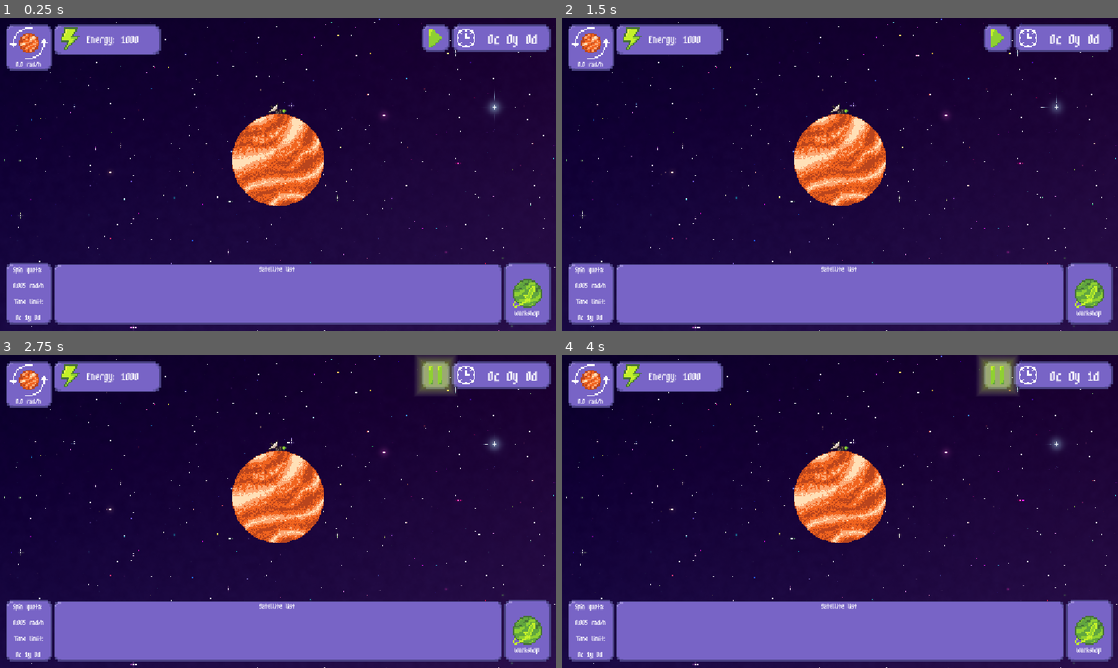
Above: before the commit, frames 1-4 (two rows, left to right).
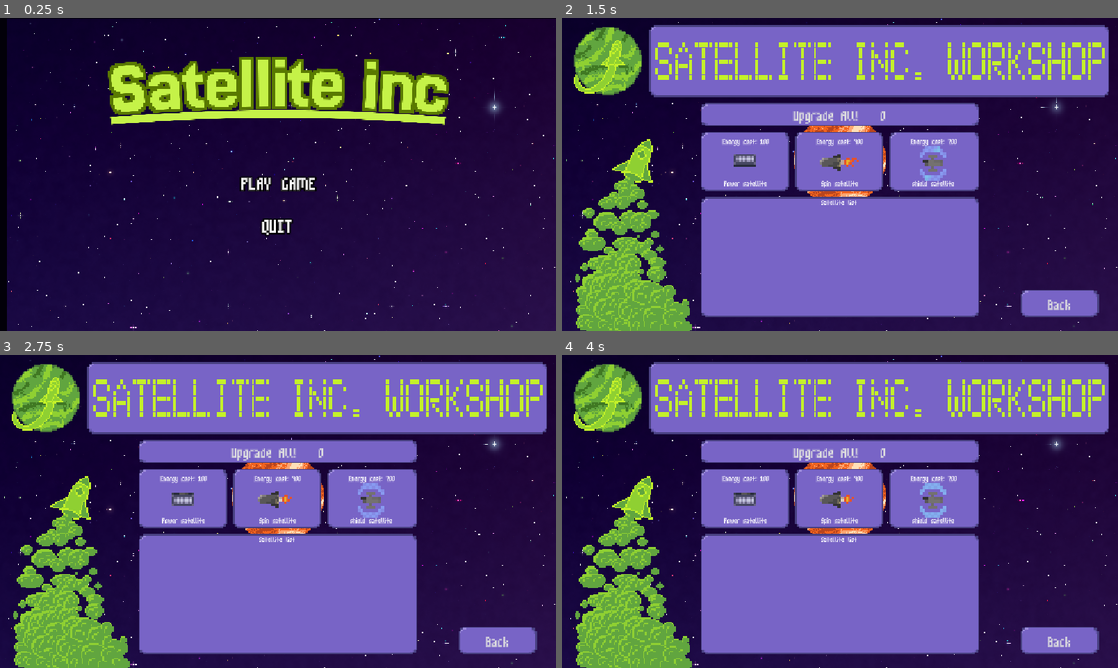
Above: after the commit, the same moments.

Repository: SpookyPlagueDoc777/Orbit-game
Game: Godot game, scene res://Scenes/Game/main_menu.tscn
Same seed, same stepped clock (60 frames per second), same inputs: the game is played once before the commit and once after it. Before the commit the project starts from res://Scenes/Game/main_node.tscn.
Inputs (mouse positions are in pixels of both pictures, inside the frame that each line leads up to; where the layout moved, square brackets give the same spot in the first picture):
- Up to frame 1 (0.25 s): no input
- Up to frame 2 (1.5 s): click (840, 174) [1090, 293] at 0.5 s; click (1090, 293) at 1.27 s
- Up to frame 3 (2.75 s): click (433, 373) at 2.02 s
- Up to frame 4 (4 s): click (1090, 630) at 2.77 s; click (1090, 630) at 3.52 s

The runs differ from the first frame. In frame 1, 38% of the frame differs, in the area x 0-100%, y 0-100%; in frame 2, 57%; in frame 3, 57%, in the area x 1-100%, y 0-100%; in frame 4, 57%.

Commit message:
NEW_SAVE MANAGER THING
BLAH BLAH BLAH

Diff:
--- /dev/null
+++ b/Code/Game/main_menu.gd
@@ -0,0 +1,15 @@
+extends Node2D
+
+
+func _ready() -> void:
+	if OS.has_method("web"):
+		$Spaceeee/Button2.hide()
+
+
+
+func _on_button_pressed() -> void:
+	get_tree().change_scene_to_file("res://Scenes/Game/main_node.tscn")
+
+
+func _on_button_2_pressed() -> void:
+	get_tree().quit()
--- a/Code/Game/main_node.gd
+++ b/Code/Game/main_node.gd
@@ -14,9 +14,13 @@
 @onready var pause_button: Button = $CanvasLayer/GameUI/PauseButton/PauseButton
 @onready var planet: Node2D = $GameScene/Planet
 @onready var game_scene: Node2D = $GameScene
+@onready var save_timer_auto: Timer = $save_timer_auto
+@onready var music_player: AudioStreamPlayer = $CanvasLayer/MusicPlayer
+
 
 const PAUSE_BUTTON = preload("uid://bvkfsrq12bvn3")
 const PLAY_BUTTON = preload("uid://bmkpnomnr3dfm")
+
 
 #timer stuff
 var TimerDays: int = 0
@@ -79,7 +83,10 @@
 
 # Called when the node enters the scene tree for the first time.
 func _ready() -> void:
+	SaveManager.save_completed.connect(_on_save_completed)
 	timer.paused = true
+	SaveManager.load_game()
+	SoundManager.start()
 
 # Called every frame. 'delta' is the elapsed time since the previous frame.
 func _process(delta: float) -> void:
@@ -114,3 +121,12 @@
 		pause_button.icon = PAUSE_BUTTON
 	else:
 		pause_button.icon = PLAY_BUTTON
+		SaveManager.save_game()
+
+
+func _on_save_completed() -> void:
+	$CanvasLayer/GameUI.show_save_notification()
+
+
+func _on_save_timer_auto_timeout() -> void:
+	SaveManager.save_game()
--- a/Code/Game/satellites_list.gd
+++ b/Code/Game/satellites_list.gd
@@ -4,7 +4,7 @@
 const SHIELD_SATELLITE = preload("uid://kybt02uh27cp")
 const SPIN_SATELLITE = preload("uid://dlbawowx6xel6")
 const GAME_SCENE = preload("uid://cbp01vsjbcswu")
-@onready var satellites: Node2D = $"../MainNode/GameScene/Planet/Satellites"
+@onready var satellites: Node2D = get_tree().get_first_node_in_group("satellites_container")
 
 
 
--- /dev/null
+++ b/Code/Globals/SaveManager.gd
@@ -0,0 +1,147 @@
+extends Node
+# ---------------------------------------------------------------------------
+# SaveManager - Autoload singleton
+# ---------------------------------------------------------------------------
+
+const SAVE_PATH := "user://savegame.cfg"
+
+signal save_completed
+signal load_completed(success: bool)
+
+
+func save_game(satellites_parent: Node = null, main_scene: Node = null) -> void:
+	if satellites_parent == null:
+		satellites_parent = _get_satellites_parent()
+	if main_scene == null:
+		main_scene = get_tree().current_scene
+
+	var config := ConfigFile.new()
+
+	# --- Global (meta) progress ---
+	config.set_value("global", "spin_speed", Global.spin_speed)
+	config.set_value("global", "energy", Global.energy)
+	config.set_value("global", "time_limit_c", Global.time_limit_c)
+	config.set_value("global", "time_limit_y", Global.time_limit_y)
+	config.set_value("global", "time_limit_d", Global.time_limit_d)
+	config.set_value("global", "quota", Global.quota)
+	config.set_value("global", "upgrade_all", Global.upgrade_all)
+
+	# --- Playtime ---
+	if main_scene:
+		config.set_value("timer", "days", main_scene.TimerDays)
+		config.set_value("timer", "years", main_scene.TimerYears)
+		config.set_value("timer", "centuries", main_scene.TimerCenturies)
+
+	# --- Active satellites ---
+	var satellites: Array = get_tree().get_nodes_in_group("SatelliteGroup")
+	var satellite_data: Array = []
+	for sat in satellites:
+		satellite_data.append({
+			"scene_path": sat.scene_file_path,
+			"satellitename": sat.satellitename,
+			"satellitetype": sat.satellitetype,
+			"health": sat.health,
+			"orbitradius": sat.orbitradius,
+			"facesplanet": sat.facesplanet,
+			"baseangle": sat.baseangle,
+			"satenergyprod": sat.satenergyprod,
+			"satenergylaunch": sat.satenergylaunch,
+			"satspinprod": sat.satspinprod,
+			"orbitspeed": sat.orbitspeed,
+			"launchanimation": sat.launchanimation,
+			"upgrade": sat.upgrade,
+		})
+	config.set_value("satellites", "list", satellite_data)
+
+	var err := config.save(SAVE_PATH)
+	if err == OK:
+		print("Game saved to ", SAVE_PATH)
+	else:
+		push_error("Failed to save game: %s" % err)
+	save_completed.emit()
+
+
+func load_game(satellites_parent: Node = null, main_scene: Node = null) -> bool:
+	if satellites_parent == null:
+		satellites_parent = _get_satellites_parent()
+	if main_scene == null:
+		main_scene = get_tree().current_scene
+
+	var config := ConfigFile.new()
+	var err := config.load(SAVE_PATH)
+	if err != OK:
+		push_warning("No save file found (or failed to load): %s" % err)
+		load_completed.emit(false)
+		return false
+
+	# --- Global (meta) progress ---
+	Global.spin_speed = config.get_value("global", "spin_speed", Global.spin_speed)
+	Global.energy = config.get_value("global", "energy", Global.energy)
+	Global.time_limit_c = config.get_value("global", "time_limit_c", Global.time_limit_c)
+	Global.time_limit_y = config.get_value("global", "time_limit_y", Global.time_limit_y)
+	Global.time_limit_d = config.get_value("global", "time_limit_d", Global.time_limit_d)
+	Global.quota = config.get_value("global", "quota", Global.quota)
+	Global.upgrade_all = config.get_value("global", "upgrade_all", Global.upgrade_all)
+	Global.is_paused = true
+
+	# --- Playtime ---
+	if main_scene:
+		main_scene.TimerDays = config.get_value("timer", "days", 0)
+		main_scene.TimerYears = config.get_value("timer", "years", 0)
+		main_scene.TimerCenturies = config.get_value("timer", "centuries", 0)
+
+	# --- Clear any satellites currently in the scene before recreating ---
+	for sat in get_tree().get_nodes_in_group("SatelliteGroup"):
+		sat.queue_free()
+
+	# --- Recreate saved satellites ---
+	var satellite_data: Array = config.get_value("satellites", "list", [])
+	for data in satellite_data:
+		var scene_path: String = data.get("scene_path", "")
+		if scene_path == "" or not ResourceLoader.exists(scene_path):
+			push_warning("SaveManager: skipping a satellite, scene not found: %s" % scene_path)
+			continue
+
+		var sat = load(scene_path).instantiate()
+		satellites_parent.add_child(sat)
+
+		sat.satellitename = data.get("satellitename", "")
+		sat.satellitetype = data.get("satellitetype", "")
+		sat.health = data.get("health", 0.0)
+		sat.orbitradius = data.get("orbitradius", 0.0)
+		sat.facesplanet = data.get("facesplanet", false)
+		sat.baseangle = data.get("baseangle", PI / 4)
+		sat.satenergyprod = data.get("satenergyprod", 0)
+		sat.satenergylaunch = data.get("satenergylaunch", 0)
+		sat.satspinprod = data.get("satspinprod", 0.0)
+		sat.orbitspeed = data.get("orbitspeed", 0.0)
+		sat.upgrade = data.get("upgrade", 0)
+
+
+		sat.launchanimation = false
+		sat.position = Vector2(
+			sat.orbitradius * cos(sat.baseangle - PI / 2),
+			sat.orbitradius * sin(sat.baseangle - PI / 2)
+		)
+		sat.spin_satellite()
+		sat.add_to_group("SatelliteGroup")
+
+	load_completed.emit(true)
+	return true
+
+
+## Quick check for menus ("Continue" button, etc.)
+func has_save() -> bool:
+	return FileAccess.file_exists(SAVE_PATH)
+
+
+func delete_save() -> void:
+	if has_save():
+		DirAccess.remove_absolute(SAVE_PATH)
+
+func _get_satellites_parent() -> Node:
+	var container := get_tree().get_first_node_in_group("satellites_container")
+	if container:
+		return container
+	push_error("SaveManager: couldn't find a node in group 'satellites_container' - add your Satellites container node to that group in the editor, or pass it manually to save_game()/load_game().")
+	return get_tree().current_scene
--- a/Code/Globals/global.gd
+++ b/Code/Globals/global.gd
@@ -22,13 +22,3 @@
 var time_limit_d: int = TIMELIMITDSTART
 var quota: float = QUOTASTART
 var upgrade_all: int = 0
-
-
-# Called when the node enters the scene tree for the first time.
-func _ready() -> void:
-	pass # Replace with function body.
-
-
-# Called every frame. 'delta' is the elapsed time since the previous frame.
-func _process(delta: float) -> void:
-	pass
--- a/Code/Globals/soundmanager.gd
+++ b/Code/Globals/soundmanager.gd
@@ -1,23 +1,14 @@
 extends Node
 
 @onready var sfx_player: AudioStreamPlayer2D = $"../MainNode/CanvasLayer/SFXPlayer"
-@onready var music_player: AudioStreamPlayer2D = $"../MainNode/CanvasLayer/MusicPlayer"
+var music_player: AudioStreamPlayer = null # Changed to standard variable
 
 const CLICK = preload("uid://nkcnhb6kawop")
 const DECLICK = preload("uid://bj7fvc1pjyr66")
 const MUSIC1 = preload("uid://bdv8nduhuyp63")
 
-var clicksound: = CLICK.instantiate_playback()
-var declicksound: = DECLICK.instantiate_playback()
-
-# Called when the node enters the scene tree for the first time.
-func _ready() -> void:
+func start() -> void:
 	play_music(MUSIC1)
-
-
-# Called every frame. 'delta' is the elapsed time since the previous frame.
-func _process(delta: float) -> void:
-	pass
 
 func successful_push() -> void:
 	play_sfx(CLICK)
@@ -25,10 +16,16 @@
 func unsuccessful_push() -> void:
 	play_sfx(DECLICK)
 
-func play_sfx(sound):
-	sfx_player.stream = sound
-	sfx_player.play()
+func play_sfx(sound: AudioStream) -> void:
+	if sfx_player:
+		sfx_player.stream = sound
+		sfx_player.play()
 
-func play_music(sound):
-	music_player.stream = sound
-	music_player.play()
+func play_music(sound: AudioStream) -> void:
+	music_player = get_tree().get_first_node_in_group("music_player")
+
+	if music_player:
+		music_player.stream = sound
+		music_player.play()
+	else:
+		push_error("SoundManager Error: No node found in group 'music_player'!")
--- /dev/null
+++ b/Code/Ui/button.gd
@@ -0,0 +1,48 @@
+extends Button
+
+
+@onready var rich_label: RichTextLabel = $RichTextLabel
+@onready var audio: AudioStreamPlayer2D = $AudioStreamPlayer2D
+
+
+var base_position: Vector2
+
+func _ready() -> void:
+
+	rich_label.mouse_filter = Control.MOUSE_FILTER_IGNORE
+
+
+	rich_label.pivot_offset = rich_label.size / 2
+	base_position = rich_label.position
+
+
+	mouse_entered.connect(_on_mouse_entered)
+	mouse_exited.connect(_on_mouse_exited)
+	button_down.connect(_on_button_down)
+
+
+func _on_mouse_entered() -> void:
+	audio.play()
+	var tween = create_tween().set_parallel(true)
+	tween.set_trans(Tween.TRANS_BACK).set_ease(Tween.EASE_OUT)
+
+
+	tween.tween_property(rich_label, "position", base_position + Vector2(0, -6), 0.2)
+	tween.tween_property(rich_label, "scale", Vector2(1.1, 1.1), 0.2)
+	tween.tween_property(rich_label, "modulate", Color("caf061"), 0.2)
+
+
+func _on_mouse_exited() -> void:
+	var tween = create_tween().set_parallel(true)
+	tween.set_trans(Tween.TRANS_CUBIC).set_ease(Tween.EASE_OUT)
+
+	# Return back to baseline positions smoothly
+	tween.tween_property(rich_label, "position", base_position, 0.2)
+	tween.tween_property(rich_label, "scale", Vector2.ONE, 0.2)
+	tween.tween_property(rich_label, "modulate", Color.WHITE, 0.2)
+
+
+func _on_button_down() -> void:
+	var tween = create_tween().set_parallel(true)
+	tween.set_trans(Tween.TRANS_CUBIC).set_ease(Tween.EASE_OUT)
+	tween.tween_property(rich_label, "scale", Vector2(0.95, 0.95), 0.05)
--- a/Code/Ui/game_ui.gd
+++ b/Code/Ui/game_ui.gd
@@ -117,3 +117,22 @@
 			i += 1
 	else:
 		SoundManager.unsuccessful_push()
+
+
+
+func _on_pause_button_pressed() -> void:
+	SaveManager.save_game()
+
+
+
+func show_save_notification() -> void:
+	var label := $SaveNotification  # adjust path if it's nested elsewhere
+
+	label.modulate.a = 0.0
+	label.scale = Vector2(0.8, 0.8)
+
+	var tween := create_tween()
+	tween.tween_property(label, "modulate:a", 1.0, 0.25)          # fade in
+	tween.parallel().tween_property(label, "scale", Vector2.ONE, 0.25).set_trans(Tween.TRANS_BACK).set_ease(Tween.EASE_OUT)  # little pop
+	tween.tween_interval(1.0)                                     # hold
+	tween.tween_property(label, "modulate:a", 0.0, 0.5)            # fade out
--- a/Scenes/Game/game_scene.tscn
+++ b/Scenes/Game/game_scene.tscn
@@ -23,4 +23,4 @@
 scale = Vector2(450, 450)
 mesh = SubResource("SphereMesh_g4v7s")
 
-[node name="Satellites" type="Node2D" parent="Planet" unique_id=765053489]
+[node name="Satellites" type="Node2D" parent="Planet" unique_id=765053489 groups=["satellites_container"]]
--- /dev/null
+++ b/Scenes/Game/main_menu.tscn
@@ -0,0 +1,151 @@
+[gd_scene format=3 uid="uid://b8x3pdo0m2gei"]
+
+[ext_resource type="Shader" uid="uid://c8v3r1e4aqnys" path="res://Shaders/main_node.gdshader" id="1_6rmd8"]
+[ext_resource type="Script" uid="uid://chi1q21dpmi1k" path="res://Code/Game/main_menu.gd" id="1_mwrvg"]
+[ext_resource type="Texture2D" uid="uid://dr3lai1e14cwb" path="res://Textures/UI/title.png" id="2_5mo3g"]
+[ext_resource type="Script" uid="uid://cpms880jwh8sb" path="res://Code/Ui/button.gd" id="3_e0asb"]
+[ext_resource type="FontFile" uid="uid://dr3nm75s2psu5" path="res://Textures/fonts/m3x6.ttf" id="4_v6ya1"]
+[ext_resource type="AudioStream" uid="uid://nkcnhb6kawop" path="res://Audio/SFX/click.wav" id="5_a33jk"]
+[ext_resource type="Shader" uid="uid://d782q5frqubu" path="res://Shaders/hud_overlay.gdshader" id="6_iql7g"]
+
+[sub_resource type="ShaderMaterial" id="ShaderMaterial_5mo3g"]
+shader = ExtResource("1_6rmd8")
+shader_parameter/density = 175.0
+shader_parameter/layer_parascale = 4
+shader_parameter/speedx = 1.490119991842676e-07
+shader_parameter/speedy = 0.0
+shader_parameter/star_horizontal_wave = 0.0
+shader_parameter/star_size = 3.0
+shader_parameter/twinkle_effect = 0.20000000298024
+shader_parameter/twinkle_speed = 0.3
+shader_parameter/fbm_strength = 0.21999999508256
+shader_parameter/fbm_mix = 0.07
+shader_parameter/fbm_freq = 4.0
+shader_parameter/fbm_amp = 1.5
+shader_parameter/fbm_speed = 5.0
+shader_parameter/warp_scale = 5.62999987415824
+shader_parameter/cloud_freq = 40.0
+shader_parameter/cloud_amp = 0.02
+shader_parameter/cloud_speed = 5.0
+shader_parameter/cloud_color_ci1 = 0.75
+shader_parameter/cloud_color_ci2 = 0.45
+shader_parameter/cloud_color_ci3 = 0.9
+shader_parameter/cloud_color_shiftx = 0.0
+shader_parameter/cloud_color_shifty = 0.0
+shader_parameter/background_color = Color(0.08062599, 0.002795482, 0.22340646, 1)
+
+[sub_resource type="ShaderMaterial" id="ShaderMaterial_mwrvg"]
+shader = ExtResource("6_iql7g")
+shader_parameter/tint_color = Color(0.4, 0.75, 1, 1)
+shader_parameter/vignette_strength = 0.6
+shader_parameter/vignette_softness = 0.8
+shader_parameter/grid_size = 60.0
+shader_parameter/grid_opacity = 0.05
+shader_parameter/scanline_speed = 0.25
+shader_parameter/scanline_width = 0.05
+shader_parameter/scanline_opacity = 0.15
+
+[node name="Main_Menu" type="Node2D" unique_id=1149850653]
+script = ExtResource("1_mwrvg")
+
+[node name="Spaceeee" type="CanvasLayer" parent="." unique_id=1532636491]
+layer = -1
+
+[node name="ShaderRect" type="ColorRect" parent="Spaceeee" unique_id=1359557727]
+z_index = -10
+material = SubResource("ShaderMaterial_5mo3g")
+anchors_preset = 15
+anchor_right = 1.0
+anchor_bottom = 1.0
+offset_left = 15.0
+offset_top = 3.0
+offset_right = 15.0
+offset_bottom = 3.0
+grow_horizontal = 2
+grow_vertical = 2
+
+[node name="Title" type="Sprite2D" parent="Spaceeee" unique_id=1248956559]
+position = Vector2(587, 149)
+scale = Vector2(0.5, 0.5)
+texture = ExtResource("2_5mo3g")
+
+[node name="Button" type="Button" parent="Spaceeee" unique_id=482456953]
+anchors_preset = 8
+anchor_left = 0.5
+anchor_top = 0.5
+anchor_right = 0.5
+anchor_bottom = 0.5
+offset_left = -73.5
+offset_top = -15.0
+offset_right = 73.5
+offset_bottom = 15.0
+grow_horizontal = 2
+grow_vertical = 2
+flat = true
+script = ExtResource("3_e0asb")
+
+[node name="RichTextLabel" type="RichTextLabel" parent="Spaceeee/Button" unique_id=984328681]
+layout_mode = 0
+offset_left = -25.5
+offset_top = 5.0
+offset_right = 174.5
+offset_bottom = 50.0
+theme_override_colors/font_outline_color = Color(0, 0, 0, 1)
+theme_override_constants/outline_size = 20
+theme_override_fonts/normal_font = ExtResource("4_v6ya1")
+theme_override_font_sizes/normal_font_size = 64
+bbcode_enabled = true
+text = "[center][pulse color=#ffffff freq=1.0 ease=-2.0]PLAY GAME[/pulse][/center]"
+scroll_active = false
+
+[node name="AudioStreamPlayer2D" type="AudioStreamPlayer2D" parent="Spaceeee/Button" unique_id=1604833140]
+stream = ExtResource("5_a33jk")
+
+[node name="Button2" type="Button" parent="Spaceeee" unique_id=1365877552]
+anchors_preset = 8
+anchor_left = 0.5
+anchor_top = 0.5
+anchor_right = 0.5
+anchor_bottom = 0.5
+offset_left = -70.0
+offset_top = 73.0
+offset_right = 57.5
+offset_bottom = 137.0
+grow_horizontal = 2
+grow_vertical = 2
+flat = true
+script = ExtResource("3_e0asb")
+
+[node name="RichTextLabel" type="RichTextLabel" parent="Spaceeee/Button2" unique_id=1330910742]
+layout_mode = 0
+offset_left = -44.5
+offset_top = 5.0
+offset_right = 182.16667
+offset_bottom = 56.0
+theme_override_colors/font_outline_color = Color(0, 0, 0, 1)
+theme_override_constants/outline_size = 20
+theme_override_fonts/normal_font = ExtResource("4_v6ya1")
+theme_override_font_sizes/normal_font_size = 64
+bbcode_enabled = true
+text = "[center][pulse color=#ffffff freq=1.0 ease=-2.0]QUIT[/pulse][/center]"
+scroll_active = false
+
+[node name="AudioStreamPlayer2D" type="AudioStreamPlayer2D" parent="Spaceeee/Button2" unique_id=1189979338]
+stream = ExtResource("5_a33jk")
+
+[node name="overlay(still_in_progress)" type="ColorRect" parent="Spaceeee" unique_id=190387060]
+visible = false
+material = SubResource("ShaderMaterial_mwrvg")
+anchors_preset = 15
+anchor_right = 1.0
+anchor_bottom = 1.0
+offset_left = 1.0
+offset_right = 1.0
+grow_horizontal = 2
+grow_vertical = 2
+mouse_filter = 2
+
+[node name="AudioStreamPlayer" type="AudioStreamPlayer" parent="." unique_id=448421397 groups=["music_player"]]
+
+[connection signal="pressed" from="Spaceeee/Button" to="." method="_on_button_pressed"]
+[connection signal="pressed" from="Spaceeee/Button2" to="." method="_on_button_2_pressed"]
--- a/Scenes/Game/main_node.tscn
+++ b/Scenes/Game/main_node.tscn
@@ -84,13 +84,13 @@
 [node name="PauseButton" parent="CanvasLayer/GameUI/PauseButton" parent_id_path=PackedInt32Array(138886182, 1317757567) index="0" unique_id=1003308732]
 icon = ExtResource("5_jp4ly")
 
-[node name="GameOver" parent="CanvasLayer/GameUI" index="8" unique_id=2055132133]
+[node name="GameOver" parent="CanvasLayer/GameUI" index="9" unique_id=2055132133]
 text = "Game Over!"
 
 [node name="GameOverTimer" parent="CanvasLayer/GameUI/GameOver" index="0" unique_id=339133672]
 wait_time = 5.0
 
-[node name="GameWon" parent="CanvasLayer/GameUI" index="9" unique_id=2068494220]
+[node name="GameWon" parent="CanvasLayer/GameUI" index="10" unique_id=2068494220]
 text = "Quota Reached!"
 
 [node name="GameWonTimer" parent="CanvasLayer/GameUI/GameWon" index="0" unique_id=1487164128]
@@ -101,15 +101,18 @@
 
 [node name="SFXPlayer" type="AudioStreamPlayer2D" parent="CanvasLayer" unique_id=1295422200]
 
-[node name="MusicPlayer" type="AudioStreamPlayer2D" parent="CanvasLayer" unique_id=1051244739]
+[node name="MusicPlayer" type="AudioStreamPlayer" parent="CanvasLayer" unique_id=941535434 groups=["music_player"]]
 
 [node name="GameScene" parent="." unique_id=1484544398 instance=ExtResource("1_y60n4")]
 z_index = 1
+
+[node name="save_timer_auto" type="Timer" parent="." unique_id=341811244]
 
 [connection signal="timeout" from="Timer" to="." method="_on_timer_timeout"]
 [connection signal="toggled" from="CanvasLayer/GameUI/PauseButton/PauseButton" to="." method="_on_pause_button_toggled"]
 [connection signal="timeout" from="CanvasLayer/GameUI/GameOver/GameOverTimer" to="." method="_on_game_over_timer_timeout"]
 [connection signal="timeout" from="CanvasLayer/GameUI/GameWon/GameWonTimer" to="." method="_on_game_won_timer_timeout"]
+[connection signal="timeout" from="save_timer_auto" to="." method="_on_save_timer_auto_timeout"]
 
 [editable path="CanvasLayer/GameUI"]
 [editable path="CanvasLayer/GameUI/Shop_ui/ShopMenu"]
--- a/Scenes/UI/game_ui.tscn
+++ b/Scenes/UI/game_ui.tscn
@@ -10,6 +10,7 @@
 [ext_resource type="Texture2D" uid="uid://clm8fa3sfcmmk" path="res://Textures/UI/Timer icon.png" id="7_mnd0w"]
 [ext_resource type="PackedScene" uid="uid://bv011jc2j3aou" path="res://Scenes/UI/shop_menu.tscn" id="7_p8jce"]
 [ext_resource type="Texture2D" uid="uid://bvkfsrq12bvn3" path="res://Textures/UI/pause button.png" id="9_bhxso"]
+[ext_resource type="Texture2D" uid="uid://3hx262hts8k5" path="res://Textures/UI/SAVE.png" id="10_0pgsb"]
 
 [sub_resource type="LabelSettings" id="LabelSettings_wxim1"]
 font = ExtResource("3_6w80a")
@@ -352,6 +353,40 @@
 icon = ExtResource("9_bhxso")
 icon_alignment = 1
 
+[node name="save" type="NinePatchRect" parent="." unique_id=155933135]
+layout_mode = 1
+anchors_preset = -1
+anchor_left = 1.0
+anchor_right = 1.0
+offset_left = -332.52002
+offset_top = 0.03999996
+offset_right = -313.1867
+offset_bottom = 19.04
+scale = Vector2(3, 3)
+texture = ExtResource("1_3fiko")
+patch_margin_left = 8
+patch_margin_top = 8
+patch_margin_right = 8
+patch_margin_bottom = 8
+
+[node name="PauseButton" type="Button" parent="save" unique_id=1460198851]
+layout_mode = 1
+anchors_preset = 8
+anchor_left = 0.5
+anchor_top = 0.5
+anchor_right = 0.5
+anchor_bottom = 0.5
+offset_left = -7.6666565
+offset_top = -7.5
+offset_right = 7.3333435
+offset_bottom = 7.5
+grow_horizontal = 2
+grow_vertical = 2
+theme = ExtResource("5_lolt2")
+toggle_mode = true
+icon = ExtResource("10_0pgsb")
+icon_alignment = 1
+
 [node name="Shop_ui" type="Node" parent="." unique_id=1862393372]
 
 [node name="ShopMenu" parent="Shop_ui" unique_id=565247265 instance=ExtResource("7_p8jce")]
@@ -410,7 +445,21 @@
 one_shot = true
 ignore_time_scale = true
 
+[node name="SaveNotification" type="Label" parent="." unique_id=500257284]
+modulate = Color(1, 1, 1, 0)
+layout_mode = 0
+offset_left = 417.48
+offset_top = -8.959999
+offset_right = 740.48
+offset_bottom = 86.04
+theme_override_colors/font_outline_color = Color(0, 0, 0, 1)
+theme_override_constants/outline_size = 20
+theme_override_fonts/font = ExtResource("3_6w80a")
+theme_override_font_sizes/font_size = 120
+text = "GAME SAVED"
+
 [connection signal="pressed" from="ShopButton/Button" to="." method="_on_button_pressed"]
+[connection signal="pressed" from="save/PauseButton" to="." method="_on_pause_button_pressed"]
 [connection signal="pressed" from="Shop_ui/ShopMenu/ActualButtons/UpgradeAll/UpgradeAllButton" to="." method="_on_upgrade_all_button_pressed"]
 [connection signal="pressed" from="Shop_ui/ShopMenu/ActualButtons/Satellites/EnergySatellite/BuyEnergySatellite" to="." method="_on_buy_energy_satellite_pressed"]
 [connection signal="pressed" from="Shop_ui/ShopMenu/ActualButtons/Satellites/SpinSatellite/BuySpinSatellite" to="." method="_on_buy_spin_satellite_pressed"]
--- /dev/null
+++ b/Shaders/hud_overlay.gdshader
@@ -0,0 +1,38 @@
+shader_type canvas_item;
+
+// --- Tweakable uniforms (adjust live in the Inspector) ---
+uniform vec4 tint_color : source_color = vec4(0.4, 0.75, 1.0, 1.0); // sci-fi blue
+uniform float vignette_strength : hint_range(0.0, 1.5) = 0.6;
+uniform float vignette_softness : hint_range(0.1, 2.0) = 0.8;
+
+uniform float grid_size : hint_range(10.0, 200.0) = 60.0;
+uniform float grid_opacity : hint_range(0.0, 0.3) = 0.05;
+
+uniform float scanline_speed : hint_range(0.0, 2.0) = 0.25;
+uniform float scanline_width : hint_range(0.005, 0.2) = 0.05;
+uniform float scanline_opacity : hint_range(0.0, 1.0) = 0.15;
+
+void fragment() {
+	vec2 uv = UV;
+
+	// --- Vignette (soft darkening toward the edges) ---
+	vec2 centered = uv - vec2(0.5);
+	float dist = length(centered) * vignette_softness;
+	float vignette = smoothstep(0.3, 1.0, dist) * vignette_strength;
+
+	// --- Faint grid lines (very subtle, HUD feel) ---
+	vec2 grid_uv = uv * (1.0 / (grid_size / 1000.0));
+	vec2 grid_frac = abs(fract(grid_uv - 0.5) - 0.5);
+	float grid_line = 1.0 - smoothstep(0.0, 0.02, min(grid_frac.x, grid_frac.y));
+	float grid = grid_line * grid_opacity;
+
+	// --- Slow scanning line sweeping top to bottom ---
+	float sweep_pos = fract(TIME * scanline_speed);
+	float dist_to_sweep = abs(uv.y - sweep_pos);
+	float scan = smoothstep(scanline_width, 0.0, dist_to_sweep) * scanline_opacity;
+
+	// --- Combine: alpha comes only from the effect strength, so anywhere
+	// none of these apply is fully transparent and shows the game underneath.
+	float alpha = clamp(vignette + grid + scan, 0.0, 1.0);
+	COLOR = vec4(tint_color.rgb, alpha);
+}
--- a/project.godot
+++ b/project.godot
@@ -11,7 +11,7 @@
 [application]
 
 config/name="Satellite Inc."
-run/main_scene="uid://4wn3uv8oi2ep"
+run/main_scene="uid://b8x3pdo0m2gei"
 config/features=PackedStringArray("4.7", "GL Compatibility")
 config/icon="uid://d4nwdvl6moylw"
 
@@ -20,11 +20,13 @@
 Global="*uid://dbaqj2vikhhb0"
 SatelliteManager="*uid://bli0kttdd7ik5"
 SoundManager="*uid://d2f2s4tygga4q"
+SaveManager="*uid://b4rd11j6xaw4g"
 
 [display]
 
 window/stretch/mode="canvas_items"
 window/stretch/aspect="expand"
+mouse_cursor/custom_image="uid://yqw2wrg0eh0w"
 
 [file_customization]
 
@@ -38,6 +40,8 @@
 [global_group]
 
 SatelliteGroup="Contains all satellites"
+satellites_container=""
+music_player=""
 
 [physics]
 
Not shown, added: Code/Game/main_menu.gd.uid
Not shown, added: Code/Globals/SaveManager.gd.uid
Not shown, added: Code/Ui/button.gd.uid
Not shown, added: Shaders/hud_overlay.gdshader.uid
Binary file added: Textures/UI/SAVE.png
Not shown, added: Textures/UI/SAVE.png.import
Binary file added: Textures/UI/mouse_point.png
Not shown, added: Textures/UI/mouse_point.png.import
Binary file added: Textures/UI/title.png
Not shown, added: Textures/UI/title.png.import
